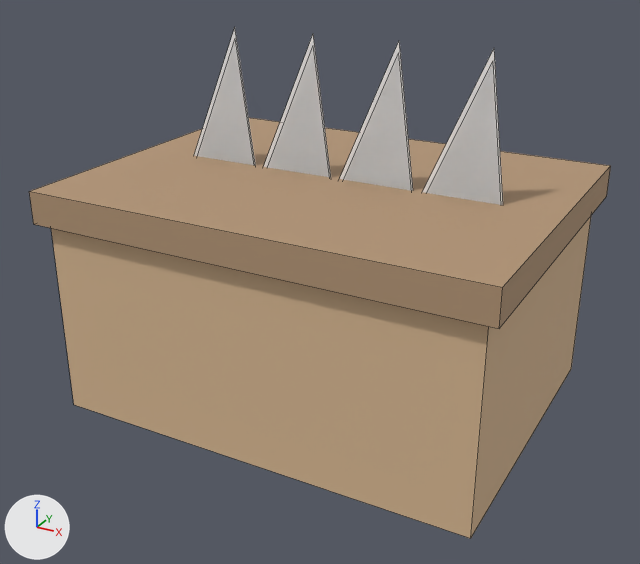
Two versions of the FBX model Assets/_Game/Models/FinBox.fbx, one commit apart.
One viewpoint serves both versions: a 50 mm lens placed at (0.36, -0.679, 0.45), pointed at (0.0, -0.024, 0.122). Lighting does not change. The marker at lower left points along +X, +Y and +Z. The first picture is the older version. Mesh edges are drawn as thin lines. Where no turn or scale is listed for an object, it has been applied to the vertices. Vertices at exactly the same position are counted once.

Script lines for the objects in view, before the commit:
```python
me_finbox = bpy.data.meshes.new('FinBox')
me_finbox.from_pydata(...)  # 34 vertices, 20 faces; spans x -0.21..0.21, y -0.16..0.16, z 0.0..0.34
# faces by material slot: [6, 6, 8]
me_finbox.materials.append(mat_wood)  # beige #d8b893
me_finbox.materials.append(mat_darkwood)  # beige #b39576
me_finbox.materials.append(mat_paint)  # white #f9f9f9
ob_finbox = bpy.data.objects.new('FinBox', me_finbox)
ob_finbox.location = (0.0, 0.0, 0.0)
```
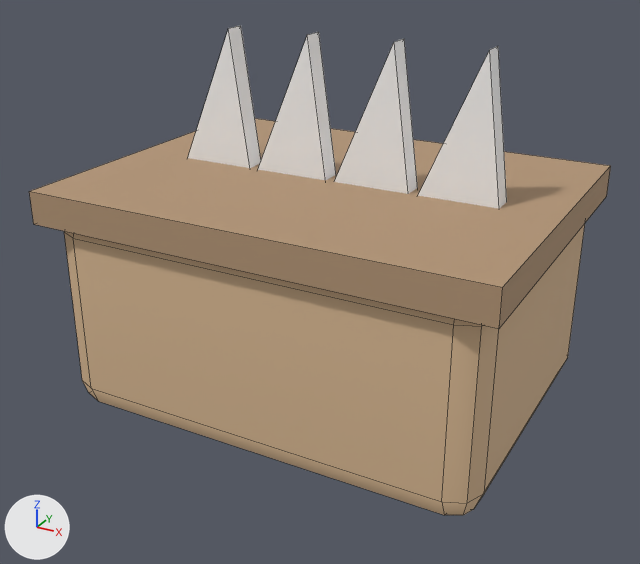
Diff of the bpy script that builds the scene:
```diff
--- a/Assets/_Game/Models/FinBox.fbx.py
+++ b/Assets/_Game/Models/FinBox.fbx.py
@@ me_finbox @@
 # used by ob_finbox; location = (0.0, 0.0, 0.0)
-me_finbox.from_pydata(...)  # 34 vertices, 20 faces; spans x -0.21..0.21, y -0.16..0.16, z 0.0..0.34
+me_finbox.from_pydata(...)  # 82 vertices, 80 faces; spans x -0.21..0.21, y -0.16..0.16, z 0.0..0.34
+# me_finbox part 1: the loose piece of 9 vertices spanning x -0.16..0.16, y 0.0, z 0.2..0.34 is rebuilt with 18 vertices and now spans x -0.16..0.16, y -0.01..0.01, z 0.2..0.34
+# me_finbox part 2: the loose piece of 8 vertices spanning x -0.2..0.2, y -0.15..0.15, z 0.0..0.2 is rebuilt with 56 vertices and now spans x -0.2..0.2, y -0.15..0.15, z 0.0..0.2
+# me_finbox part 3: the loose piece of 9 vertices spanning x -0.16..0.16, y 0.0, z 0.19..0.33 is deleted
 me_finbox.materials.append(mat_wood)
```

What differs and where, as boxes [x1, y1, x2, y2] in the pictures (640 x 564 px):
'FinBox', reshaped: before [29, 28, 611, 538]; after [29, 26, 611, 515]
part 1 of me_finbox, rebuilt: before [194, 28, 503, 205]; after [188, 26, 507, 209]
part 2 of me_finbox, rebuilt (10% shorter): before [51, 216, 591, 538]; after [64, 224, 585, 515]
part 3 of me_finbox, deleted: before [198, 41, 501, 204]
